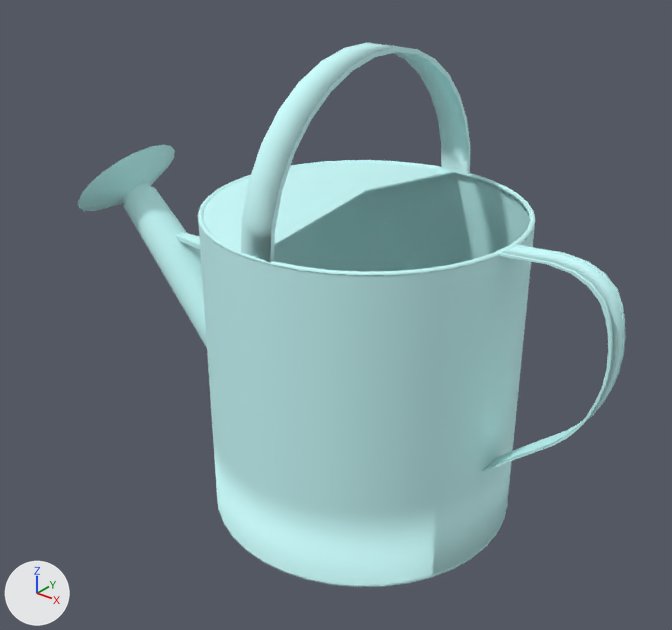
Two versions of the OBJ model assets/model/item/penyiram.obj, one commit apart.
Both versions are drawn from a 50 mm lens placed at (0.226, -0.302, 0.298), pointed at (-0.021, 0.006, 0.106). The axes (+X, +Y, +Z) are drawn at lower left. The lights are the same throughout. Where no turn or scale is listed for an object, it has been applied to the vertices.

Before the edit, the objects in view are built like this:
```python
me_watering_can_mesh = bpy.data.meshes.new('Watering_Can_Mesh')
me_watering_can_mesh.from_pydata(...)  # 2148 vertices, 2090 faces; spans x -0.181..0.117, y -0.069..0.075, z 0.018..0.232
me_watering_can_mesh.materials.append(mat_phong2)  # cyan #ccffff
# before: 352 (-0.072, -0.006, 0.122), 353 (-0.072, 0.01, 0.122), 354 (-0.072, -0.006, 0.124), 355 (-0.072, 0.01, 0.124), 356 (-0.125, 0.0, 0.124)
# before: 357 (-0.125, 0.004, 0.124), 358 (-0.125, 0.0, 0.122), 359 (-0.125, 0.004, 0.122)
ob_watering_can_mesh = bpy.data.objects.new('Watering_Can_Mesh', me_watering_can_mesh)
ob_watering_can_mesh.location = (0.0, 0.0, 0.0)
```
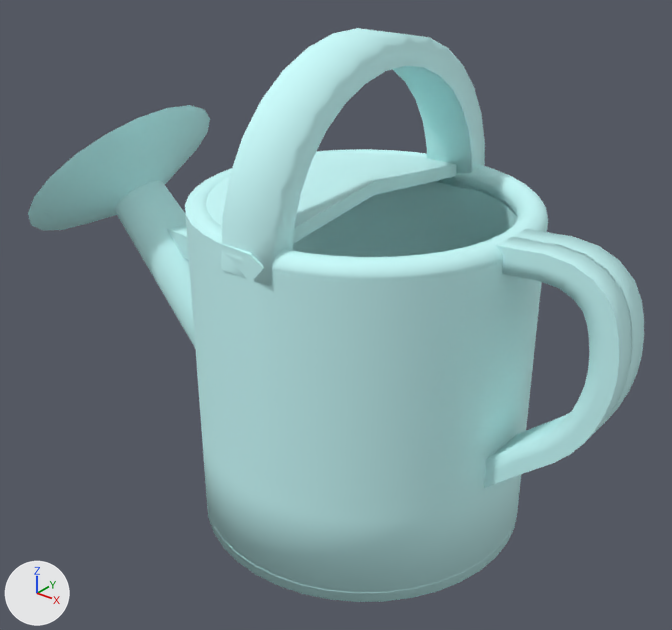
Boxes [x1, y1, x2, y2] around the edits, measured in the pictures (672 x 630 px):
'Watering_Can_Mesh', reshaped (12% wider)
    before: [78, 43, 626, 587]
    after: [28, 28, 644, 602]
part 1 of me_watering_can_mesh, added (cyan)
    after: [185, 149, 548, 281]
part 2 of me_watering_can_mesh, added
    after: [206, 497, 518, 593]
part 3 of me_watering_can_mesh, rebuilt
    before: [482, 244, 626, 472]
    after: [484, 229, 644, 488]
part 4 of me_watering_can_mesh, rebuilt (8% wider, 6% taller)
    before: [198, 162, 535, 585]
    after: [185, 153, 548, 602]
part 5 of me_watering_can_mesh, rebuilt
    before: [78, 145, 207, 348]
    after: [28, 105, 210, 347]
part 6 of me_watering_can_mesh, rebuilt (15% wider, 17% taller)
    before: [241, 43, 470, 263]
    after: [221, 28, 485, 286]
part 7 of me_watering_can_mesh, added (cyan)
    after: [166, 223, 189, 260]
part 8 of me_watering_can_mesh, deleted (cyan)
    before: [198, 160, 536, 277]
part 9 of me_watering_can_mesh, deleted (cyan)
    before: [217, 499, 508, 587]
part 10 of me_watering_can_mesh, deleted
    before: [175, 232, 200, 249]

Diff of the bpy script that builds the scene:
```diff
--- a/assets/model/item/penyiram.obj.py
+++ b/assets/model/item/penyiram.obj.py
@@ me_watering_can_mesh @@
 # used by ob_watering_can_mesh; location = (0.0, 0.0, 0.0)
 # verts and faces of me_watering_can_mesh; kept vertices keep their numbers, new ones are numbered from 2148
-me_watering_can_mesh.from_pydata(...)  # 2148 vertices, 2090 faces; spans x -0.181..0.117, y -0.069..0.075, z 0.018..0.232
+me_watering_can_mesh.from_pydata(...)  # 4296 vertices, 4256 faces; spans x -0.202..0.123, y -0.074..0.08, z 0.013..0.237
+# me_watering_can_mesh part 1: a new loose piece, a torus around z (ring radius 0.071, tube radius 0.006) spanning x -0.079..0.075, y -0.074..0.08, z 0.158..0.17, in mat_phong2 (cyan #ccffff)
+# me_watering_can_mesh part 2: a new loose piece, a torus around z (ring radius 0.071, tube radius 0.006) spanning x -0.079..0.075, y -0.074..0.08, z 0.013..0.025, in mat_phong2 (cyan #ccffff)
+# me_watering_can_mesh part 3: the loose piece of 252 vertices spanning x 0.068..0.117, y -0.006..0.006, z 0.064..0.166 is rebuilt with 504 vertices and now spans x 0.065..0.123, y -0.012..0.011, z 0.06..0.171
+# me_watering_can_mesh part 4: the loose piece of 124 vertices spanning x -0.074..0.07, y -0.068..0.075, z 0.019..0.172 is rebuilt with 248 vertices and now spans x -0.079..0.075, y -0.074..0.08, z 0.015..0.178
+# me_watering_can_mesh part 5: the loose piece of 100 vertices spanning x -0.181..-0.045, y -0.028..0.031, z 0.032..0.168 is rebuilt with 200 vertices and now spans x -0.202..-0.041, y -0.053..0.057, z 0.028..0.19
+# me_watering_can_mesh part 6: the loose piece of 64 vertices spanning x -0.008..0.007, y -0.068..0.074, z 0.163..0.232 is rebuilt with 64 vertices and now spans x -0.013..0.012, y -0.074..0.08, z 0.158..0.237
+# me_watering_can_mesh part 7: a new loose piece of 16 vertices spanning x -0.126..-0.072, y -0.011..0.015, z 0.117..0.129, in mat_phong2 (cyan #ccffff)
+# me_watering_can_mesh part 8: the loose piece of 800 vertices spanning x -0.074..0.07, y -0.069..0.075, z 0.163..0.165 is deleted
+# me_watering_can_mesh part 9: the loose piece of 800 vertices spanning x -0.074..0.07, y -0.069..0.075, z 0.018..0.02 is deleted
+# me_watering_can_mesh part 10
+delete_vertices([*range(352, 360)])  # with the faces that use them
 me_watering_can_mesh.materials.append(mat_phong2)
```
